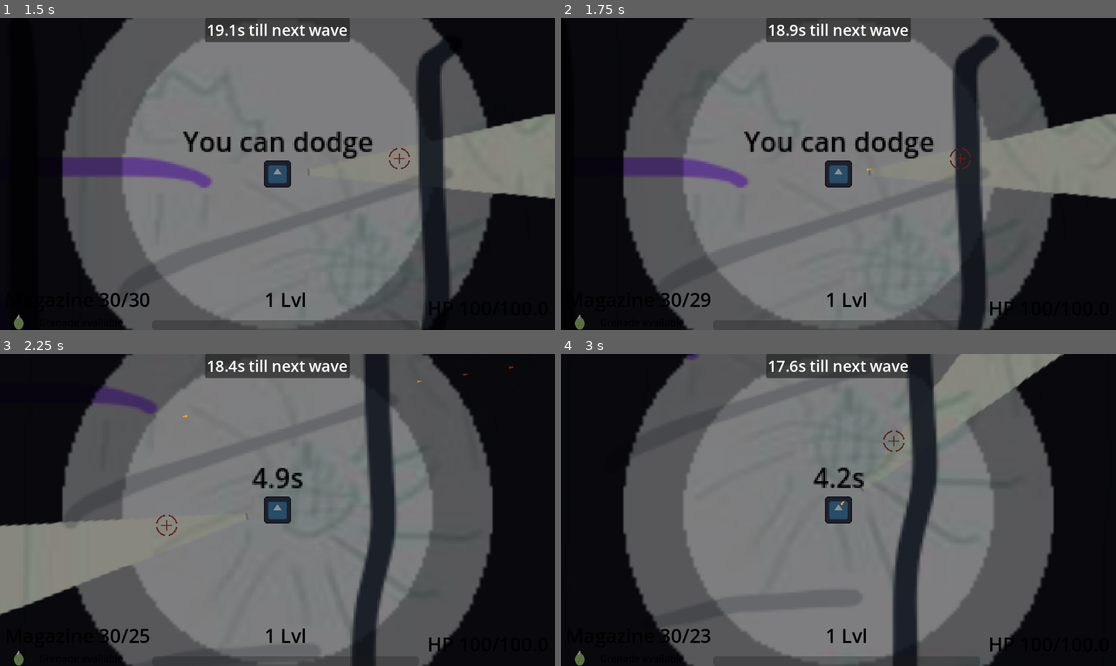
Above: before the commit, frames 1-4 (two rows, left to right).
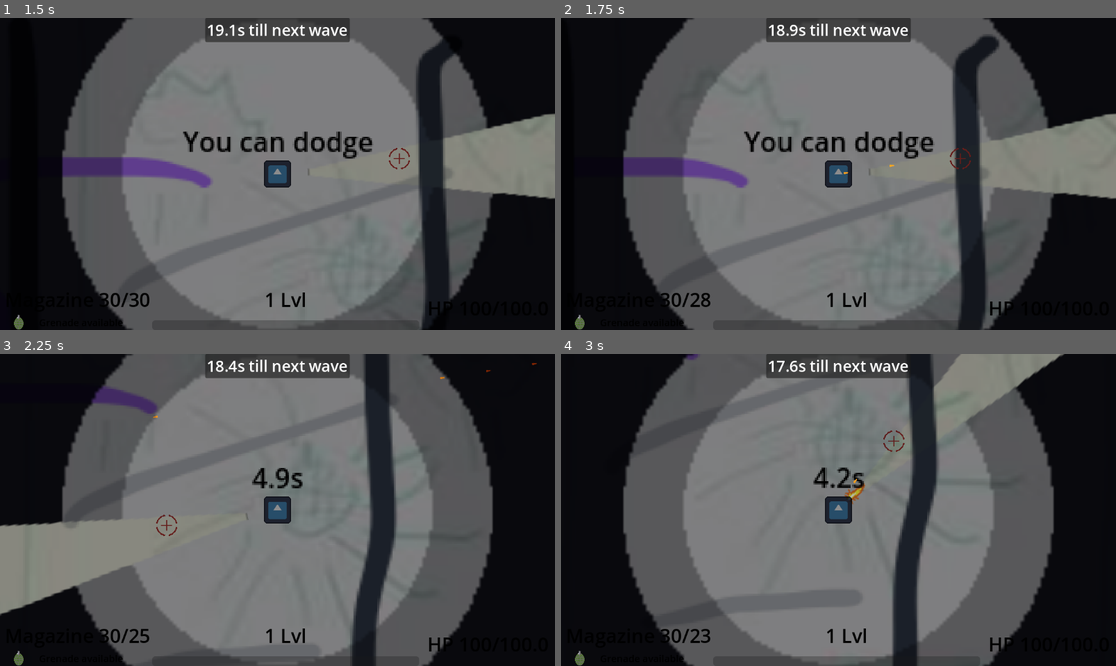
Above: after the commit, the same moments.

Repository: RoliGreiner/Anomaly-Zone-Game-Jam-2025
Game: Godot game, scene res://scenes/main_menu.tscn
Two runs of this game, one before a commit and one after it. Both use one fixed random seed, a clock stepped at 60 frames per second and the inputs below. The engine's default icon, where the game draws it, is replaced by a stand-in: a white triangle on a blue panel in a dark square. Sound files missing from this copy of the repository are replaced by a short silence.
Inputs (mouse positions are in pixels of both pictures, inside the frame that each line leads up to):
- Up to frame 1 (1.5 s): click "Start" at 0.5 s; tap Enter at 1.25 s; move the mouse to (399, 158) at 1.27 s; press the mouse at (399, 158) at 1.28 s; hold D (right) from 1.28 s (still down)
- Up to frame 2 (1.75 s): keep holding D (right)
- Up to frame 3 (2.25 s): move the mouse to (166, 525) at 2.02 s; release D (right) at 2.03 s; release the mouse at (166, 525) at 2.03 s; hold S (down) from 2.03 s (still down); tap Space (dodge) at 2.1 s
- Up to frame 4 (3 s): click (727, 525) at 2.3 s; move the mouse to (894, 441) at 2.77 s; release S (down) at 2.78 s; press the mouse at (894, 441) at 2.78 s; hold D (right) from 2.78 s (still down)

Frame 1 is identical in both runs. In frame 2, less than 0.1% of the frame differs, in the area x 25-61%, y 46-93%; in frame 3, less than 0.1%; in frame 4, 0.1%, in the area x 50-55%, y 39-49%.

Commit message:
Grenade vfx

Diff:
--- a/scenes/grenade.tscn
+++ b/scenes/grenade.tscn
@@ -1,8 +1,9 @@
-[gd_scene load_steps=6 format=3 uid="uid://32cfhnyp58w1"]
+[gd_scene load_steps=10 format=3 uid="uid://32cfhnyp58w1"]
 
 [ext_resource type="Texture2D" uid="uid://gs7yjwpg82rh" path="res://assets/grenade.png" id="1_cvyik"]
 [ext_resource type="Script" uid="uid://bdf47ynlisej2" path="res://scripts/grenade.gd" id="1_wxtds"]
 [ext_resource type="AudioStream" uid="uid://bir7dqoiabvjt" path="res://audios/explosion.mp3" id="3_vhiwl"]
+[ext_resource type="Texture2D" uid="uid://bn16mnhtt87jt" path="res://assets/point_light.png" id="4_76ndk"]
 
 [sub_resource type="CapsuleShape2D" id="CapsuleShape2D_wxtds"]
 radius = 2.0000002
@@ -10,6 +11,43 @@
 
 [sub_resource type="CircleShape2D" id="CircleShape2D_vhiwl"]
 radius = 100.0
+
+[sub_resource type="Animation" id="Animation_76ndk"]
+resource_name = "explode"
+length = 0.5
+tracks/0/type = "value"
+tracks/0/imported = false
+tracks/0/enabled = true
+tracks/0/path = NodePath("PointLight2D:scale")
+tracks/0/interp = 1
+tracks/0/loop_wrap = true
+tracks/0/keys = {
+"times": PackedFloat32Array(0, 0.5),
+"transitions": PackedFloat32Array(0.21022403, 0.21022403),
+"update": 0,
+"values": [Vector2(1e-05, 1e-05), Vector2(1.5, 1.5)]
+}
+
+[sub_resource type="Animation" id="Animation_snp8f"]
+length = 0.001
+tracks/0/type = "value"
+tracks/0/imported = false
+tracks/0/enabled = true
+tracks/0/path = NodePath("PointLight2D:scale")
+tracks/0/interp = 1
+tracks/0/loop_wrap = true
+tracks/0/keys = {
+"times": PackedFloat32Array(0),
+"transitions": PackedFloat32Array(1),
+"update": 0,
+"values": [Vector2(1e-05, 1e-05)]
+}
+
+[sub_resource type="AnimationLibrary" id="AnimationLibrary_t0o0f"]
+_data = {
+&"RESET": SubResource("Animation_snp8f"),
+&"explode": SubResource("Animation_76ndk")
+}
 
 [node name="Grenade" type="CharacterBody2D"]
 script = ExtResource("1_wxtds")
@@ -42,4 +80,20 @@
 volume_db = 5.0
 max_distance = 1000.0
 
+[node name="PointLight2D" type="PointLight2D" parent="."]
+scale = Vector2(1e-05, 1e-05)
+enabled = false
+color = Color(0.5882353, 0.3137255, 0, 0.78431374)
+blend_mode = 2
+shadow_enabled = true
+shadow_filter = 1
+shadow_item_cull_mask = 3
+texture = ExtResource("4_76ndk")
+
+[node name="AnimationPlayer" type="AnimationPlayer" parent="."]
+libraries = {
+&"": SubResource("AnimationLibrary_t0o0f")
+}
+
 [connection signal="timeout" from="FuzeTimer" to="." method="_on_timer_timeout"]
+[connection signal="animation_finished" from="AnimationPlayer" to="." method="_on_animation_player_animation_finished"]
--- a/scripts/grenade.gd
+++ b/scripts/grenade.gd
@@ -17,12 +17,17 @@
 		move_and_slide()
 
 func _on_timer_timeout() -> void:
+	$Grenade.visible = false
 	var bodies_inside = $ExplosionRadius.get_overlapping_bodies()
 	for body in bodies_inside:
 		if body is Enemy or body is Player:
 			body.ReduceHealth(damage)
 
 	$AudioStreamPlayer2D.play()
-	visible = false
+	$PointLight2D.enabled = true
+	$AnimationPlayer.play("explode")
 	await $AudioStreamPlayer2D.finished
 	queue_free()
+
+func _on_animation_player_animation_finished(anim_name: StringName) -> void:
+	$PointLight2D.enabled = false
--- a/scripts/player.gd
+++ b/scripts/player.gd
@@ -114,7 +114,7 @@
 func _on_gun_shooting_timeout() -> void:
 	if Input.is_action_pressed("shoot") and (current_state != states.DODGE) and (bullet_left > 0) and not is_reloading:
 		$muzzle.enabled = true
-		await get_tree().create_timer(0.1).timeout
+		await get_tree().create_timer(0.05).timeout
 		$muzzle.enabled = false
 		$GunShot.play()
 		shooting.emit()
